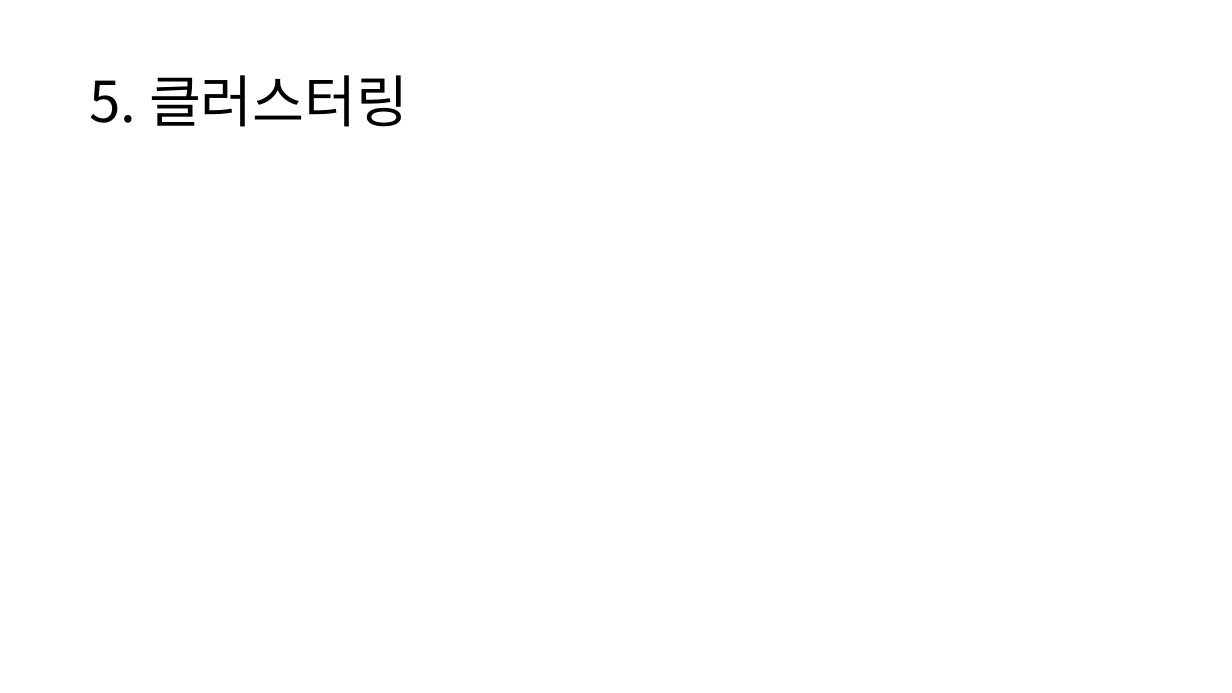
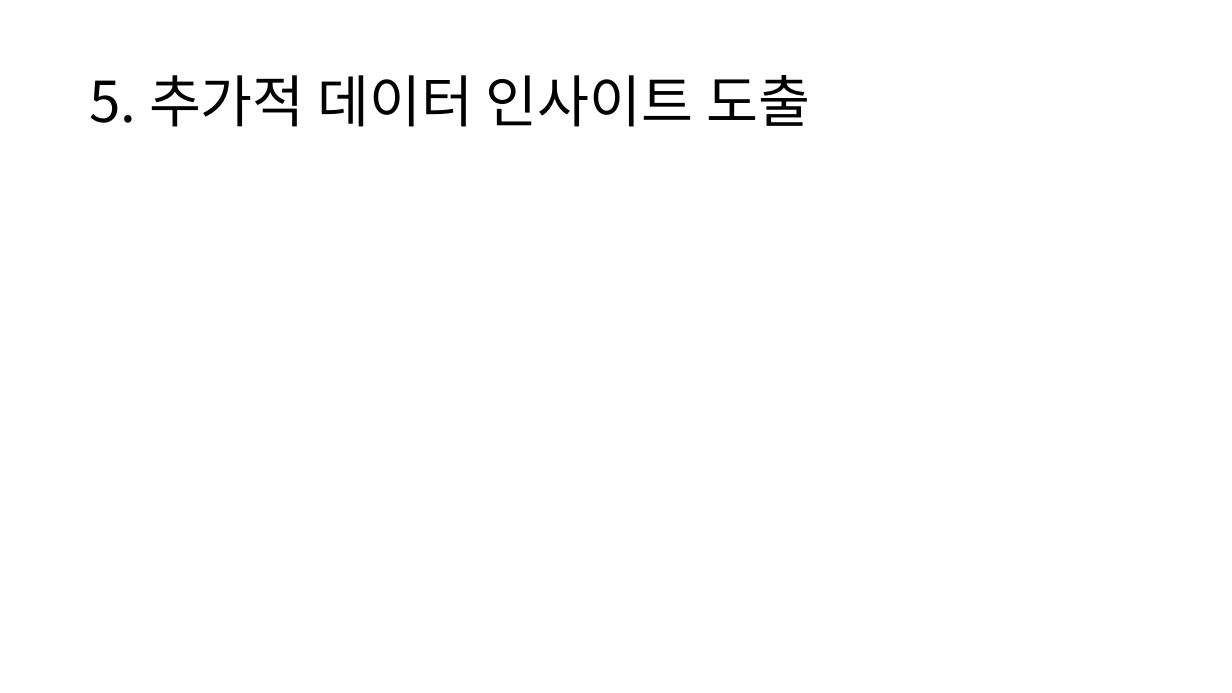
Before and after one commit to HANARONE/dh01, a slide deck: slide 16 of 1차 자료/개인고객 신용등급 산정 모델링.pptx. Drawn at 1232x693 pixels with LibreOffice and Linux fonts; fonts in the diff are those of the drawing. Boxes give left, top, right and bottom in pixels: in the first picture for what was removed or moved away, otherwise in the second. Text is boxed around its words. In the diff, an @@ line names an element or a change of style, - is before the commit and + after.

```diff
--- a/1차 자료/개인고객 신용등급 산정 모델링.pptx
+++ b/1차 자료/개인고객 신용등급 산정 모델링.pptx
@@ title at <box>89,75,810,127</box>: text changed @@
-5. 클러스터링
+5. 추가적 데이터 인사이트 도출
```
Also in this commit, not shown: 4 other slides changed, 1 slide added, 1 slide removed, 1 other file.
